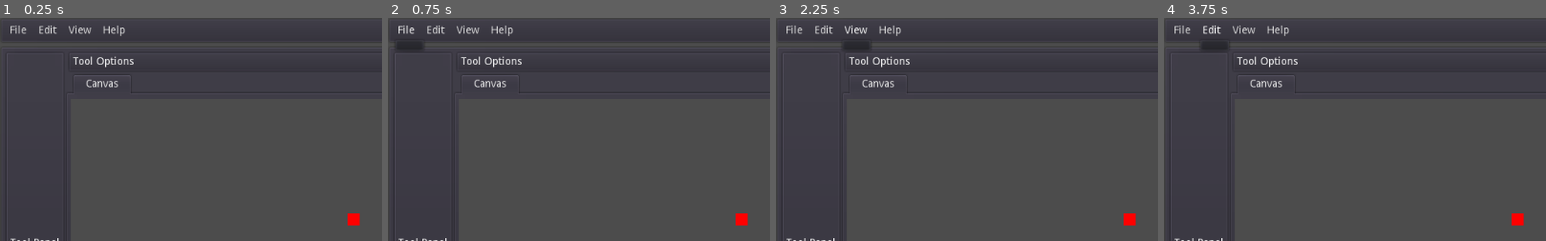
Above: before the commit, frames 1-4 (left to right).
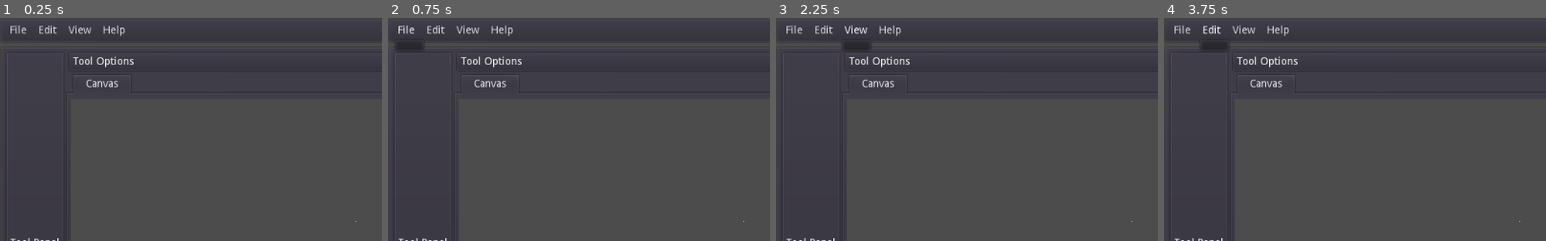
Above: after the commit, the same moments.

Repository: CatlockGames/Lattice
Game: Godot game, scene res://scenes/Lattice.tscn
The game is run twice, just before and just after one commit, with the same random seed, the same clock (stepped at 60 frames per second) and the same inputs.
Inputs:
- Up to frame 1 (0.25 s): no input
- Up to frame 2 (0.75 s): click "File" at 0.5 s
- Up to frame 3 (2.25 s): click "Edit" at 1.25 s; click "View" at 2 s
- Up to frame 4 (3.75 s): click "File" at 2.75 s; click "Edit" at 3.5 s
The pictures show only the part of the screen within x 0-50%, y 0-50%; the shares and areas given below are measured in that part.

The runs differ from the first frame. In frame 1, 0.2% of the frame differs, in the area x 91-95%, y 87-94%; in frame 2, 0.2%; in frame 3, 0.2%; in frame 4, 0.2%.

Commit message:
Start on layer system

Diff:
--- a/scenes/Lattice.tscn
+++ b/scenes/Lattice.tscn
@@ -119,16 +119,16 @@
 size_flags_horizontal = 3
 size_flags_vertical = 3
 stretch = true
-script = ExtResource( 1 )
 
 [node name="Viewport" type="Viewport" parent="UI/MainPanel/Main/HSplitContainer/Center/VSplitContainer/TabContainer/Canvas"]
 size = Vector2( 742, 308 )
 handle_input_locally = false
 render_target_update_mode = 3
 
-[node name="TextureRect" type="TextureRect" parent="UI/MainPanel/Main/HSplitContainer/Center/VSplitContainer/TabContainer/Canvas/Viewport"]
-margin_right = 64.0
-margin_bottom = 64.0
+[node name="Canvas" type="Control" parent="UI/MainPanel/Main/HSplitContainer/Center/VSplitContainer/TabContainer/Canvas/Viewport"]
+margin_right = 40.0
+margin_bottom = 40.0
+script = ExtResource( 1 )
 
 [node name="Camera2D" type="Camera2D" parent="UI/MainPanel/Main/HSplitContainer/Center/VSplitContainer/TabContainer/Canvas/Viewport"]
 current = true
--- a/scripts/Canvas.gd
+++ b/scripts/Canvas.gd
@@ -1,27 +1,56 @@
-extends ViewportContainer
+extends Control
 
-var textureRect: TextureRect
 var layers := []
+var size: Vector2
 
-# Called when the node enters the scene tree for the first time.
 func _ready() -> void:
-	textureRect = $Viewport/TextureRect
+	size = Vector2(16, 16)
+	add_layer()
+	layers[0].set_pixel(10, 10, Color.white)
 
-	var image := Image.new()
-	image.create(16, 16, false, Image.FORMAT_RGBA8)
-	#image.set_pixel(10, 10, Color.red)
-	image.fill(Color.red)
-	var texture := ImageTexture.new()
-	texture.create_from_image(image)
-	layers.append([image, texture])
-	#textureRect.texture.draw(Vector2(20, 20), Color(1, 1, 1, 1))
-
-# Called every frame. 'delta' is the elapsed time since the previous frame.
-#func _process(delta) -> void:
-#	pass
+func _process(delta) -> void:
+	# Update layers textures as needed
+	for layer in layers:
+		layer.update_texture()
 
 func _draw() -> void:
-	# Transparent background image
-	#todo checker pattern texture
-	#draw_texture(layers[0][1], Vector2(50, 50))
-	textureRect.texture = layers[0][1]
+	# Draw transparent background texture
+	# TODO add checker pattern texture
+	# draw_texture(background, Vector2.ZERO)
+
+	# Draw layers
+	for layer in layers:
+		if layer.visible:
+			draw_texture(layer.texture, Vector2.ZERO)
+
+func add_layer() -> void:
+	var image := Image.new()
+	var texture := ImageTexture.new()
+	image.create(size.x, size.y, false, Image.FORMAT_RGBA8)
+	texture.create_from_image(image, 0)
+	layers.append(Layer.new(image, texture))
+
+class Layer:
+	var image: Image
+	var texture: ImageTexture
+	var visible: bool
+	var changed: bool
+
+	func _init(image: Image, texture: ImageTexture) -> void:
+		self.image = image
+		self.texture = texture
+		self.visible = true
+		self.changed = false
+
+	# Sets the given pixel to the given color
+	func set_pixel(x: int, y: int, color: Color) -> void:
+		image.lock()
+		image.set_pixel(x, y, color)
+		image.unlock()
+		changed = true
+
+	# Updates the layers texture if any changes were made to its image
+	func update_texture() -> void:
+		if changed:
+			texture.set_data(image)
+			changed = false
